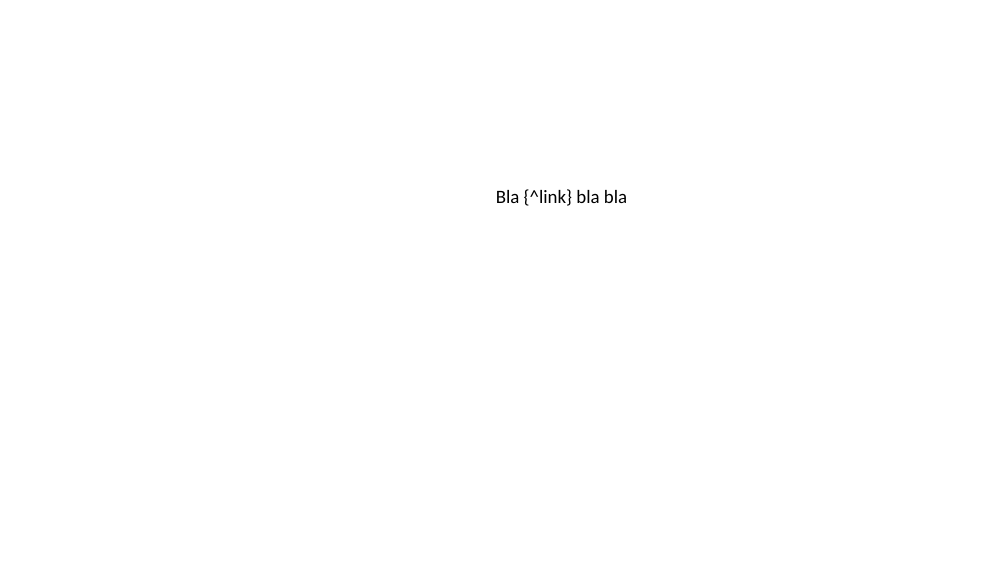
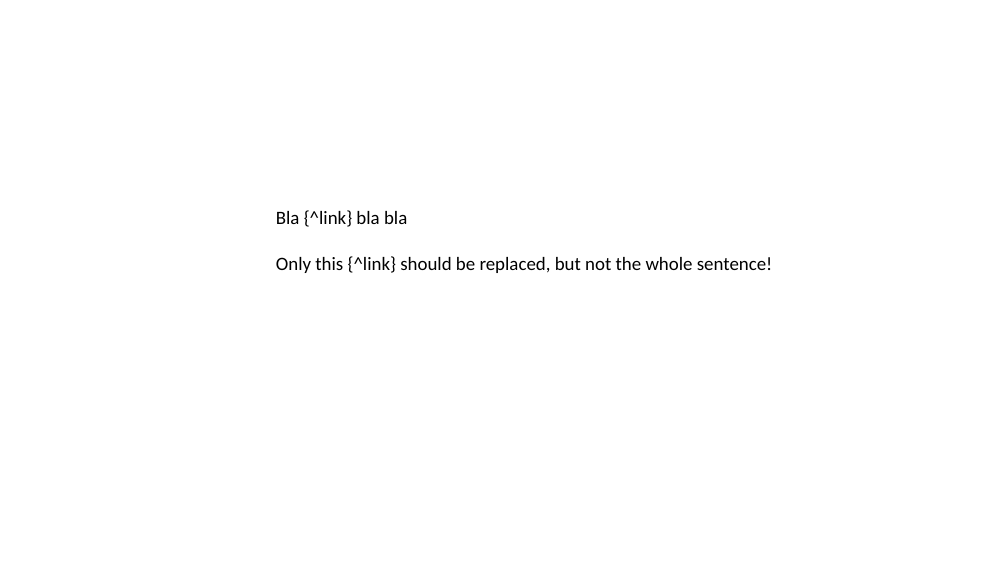
Before and after one commit to sujith3g/docxtemplater-link-module, a slide deck: slide 2 of examples/example-href.pptx. Drawn at 1008x567 pixels with LibreOffice and Linux fonts; fonts in the diff are those of the drawing. Boxes give left, top, right and bottom in pixels: in the first picture for what was removed or moved away, otherwise in the second. Text is boxed around its words. In the diff, an @@ line names an element or a change of style, - is before the commit and + after.

Commit message:
make the fix working for pptx too

```diff
--- a/examples/example-href.pptx
+++ b/examples/example-href.pptx
@@ text "Bla {^link} bla bla": place and size @@
-text "Bla {^link} bla bla" at (496, 189, 627, 206)
+text "Bla {^link} bla bla" at (276, 210, 773, 273)
@@ text at (276, 256, 773, 273): paragraph added @@
+Only this {^link} should be replaced, but not the whole sentence!
```
Also in this commit, not shown: 1 other file.
